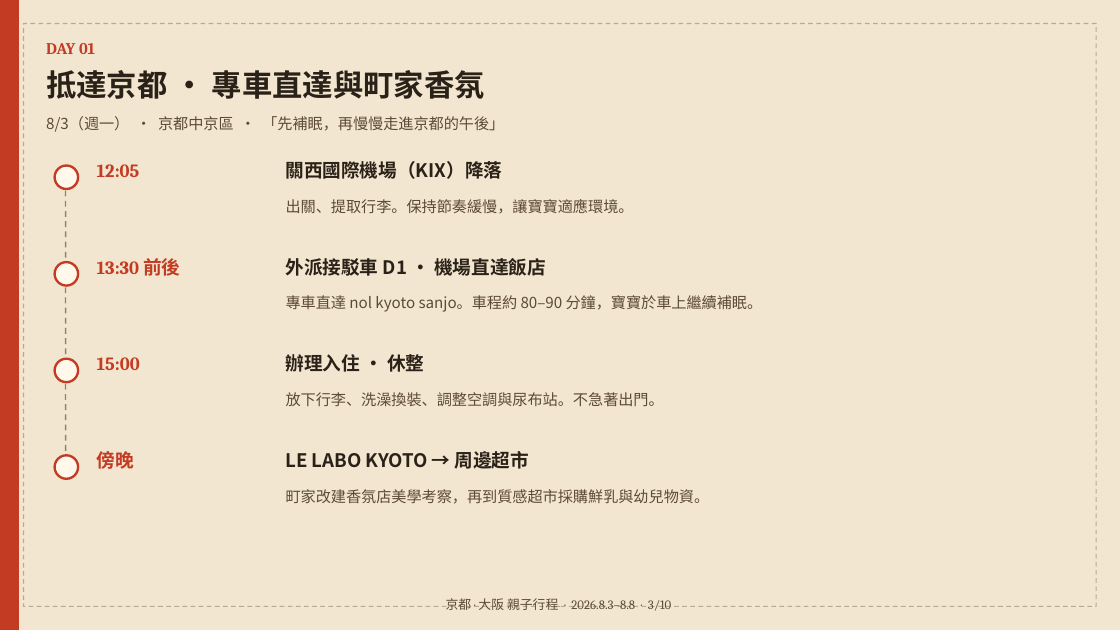
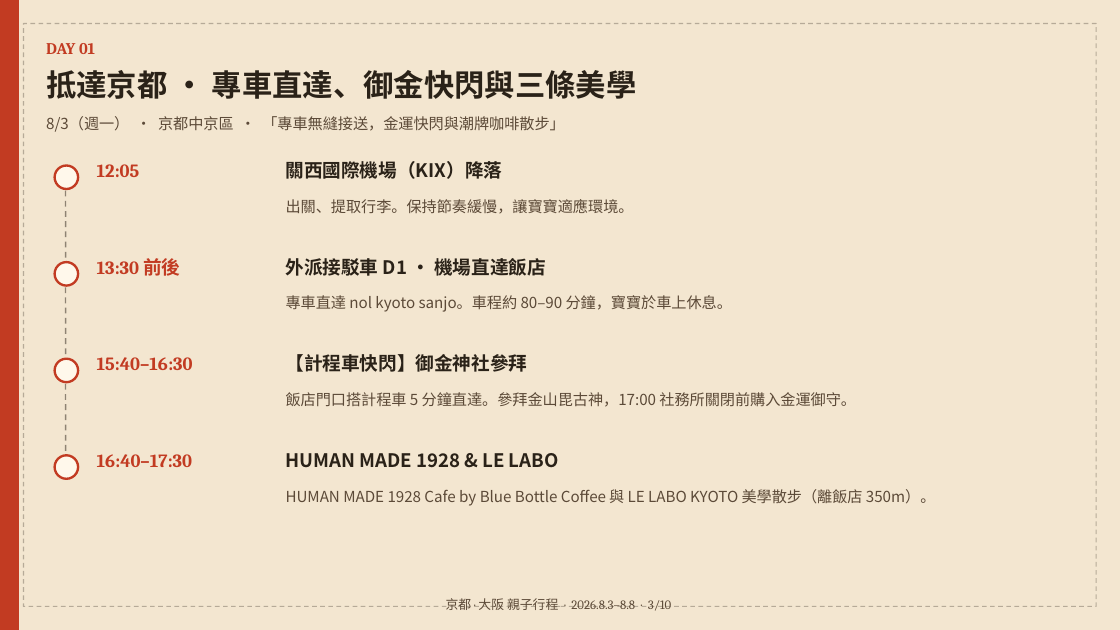
Before and after one commit to maxchan-stack/family-trip-kyoto-osaka-2026, a slide deck: slide 3 of itinerary.pptx. Drawn at 1120x630 pixels with LibreOffice and Linux fonts; fonts in the diff are those of the drawing. Boxes give left, top, right and bottom in pixels: in the first picture for what was removed or moved away, otherwise in the second. Text is boxed around its words. In the diff, an @@ line names an element or a change of style, - is before the commit and + after.

```diff
--- a/itinerary.pptx
+++ b/itinerary.pptx
@@ text at [46, 70, 637, 99]: text changed @@
-抵達京都 · 專車直達與町家香氛
+抵達京都 · 專車直達、御金快閃與三條美學
@@ text at [46, 116, 565, 132]: text changed @@
-8/3（週一） · 京都中京區 · 「先補眠，再慢慢走進京都的午後」
+8/3（週一） · 京都中京區 · 「專車無縫接送，金運快閃與潮牌咖啡散步」
@@ text at [286, 295, 732, 312]: text changed @@
-專車直達 nol kyoto sanjo。車程約 80–90 分鐘，寶寶於車上繼續補眠。
+專車直達 nol kyoto sanjo。車程約 80–90 分鐘，寶寶於車上休息。
@@ text at [97, 357, 193, 370]: text changed @@
-15:00
+15:40–16:30
@@ text at [286, 354, 528, 372]: text changed @@
-辦理入住 · 休整
+【計程車快閃】御金神社參拜
@@ text at [286, 392, 856, 407]: text changed @@
-放下行李、洗澡換裝、調整空調與尿布站。不急著出門。
+飯店門口搭計程車 5 分鐘直達。參拜金山毘古神，17:00 社務所關閉前購入金運御守。
@@ text at [97, 454, 193, 467]: text changed @@
-傍晚
+16:40–17:30
@@ text at [286, 453, 559, 468]: text changed @@
-LE LABO KYOTO → 周邊超市
+HUMAN MADE 1928 & LE LABO
@@ text at [286, 489, 935, 506]: text changed @@
-町家改建香氛店美學考察，再到質感超市採購鮮乳與幼兒物資。
+HUMAN MADE 1928 Cafe by Blue Bottle Coffee 與 LE LABO KYOTO 美學散步（離飯店 350m）。
```
Also in this commit, not shown: 7 other slides changed, 1 slide added, 1 slide removed, 4 other files.
